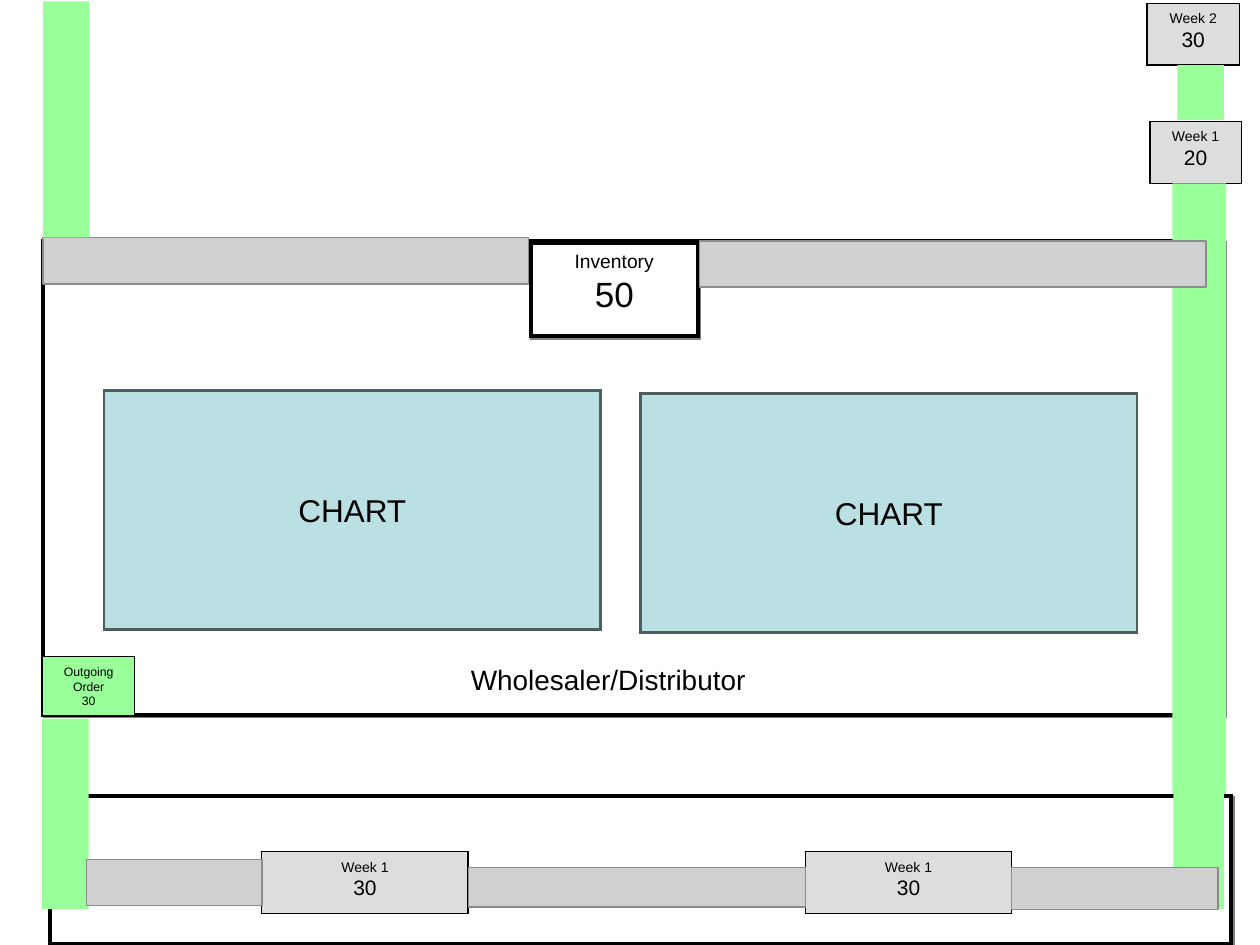
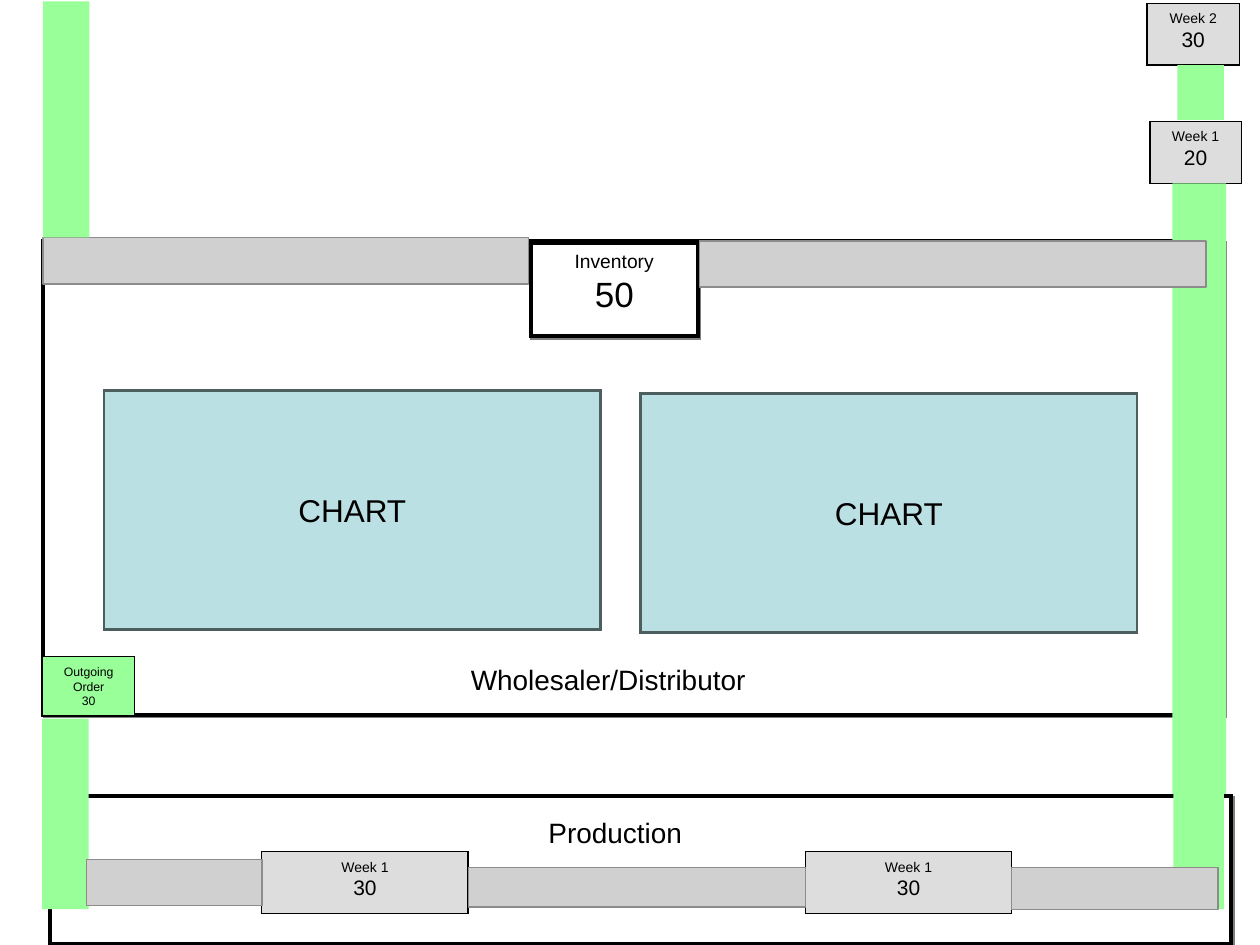
Before and after one commit to IBE160/beergame, a slide deck: slide 6 of docs/references/beergame (1).ppt. Drawn at 1260x945 pixels with LibreOffice and Linux fonts; fonts in the diff are those of the drawing; grey boxes stand for pictures. Boxes give left, top, right and bottom in pixels: in the first picture for what was removed or moved away, otherwise in the second. Text is boxed around its words. In the diff, an @@ line names an element or a change of style, - is before the commit and + after.

Commit message:
Auto-commit uncommitted changes

```diff
--- a/docs/references/beergame (1).ppt
+++ b/docs/references/beergame (1).ppt
@@ text added at (548,822,681,844), 16 pt, text #000000 @@
+Production
```
